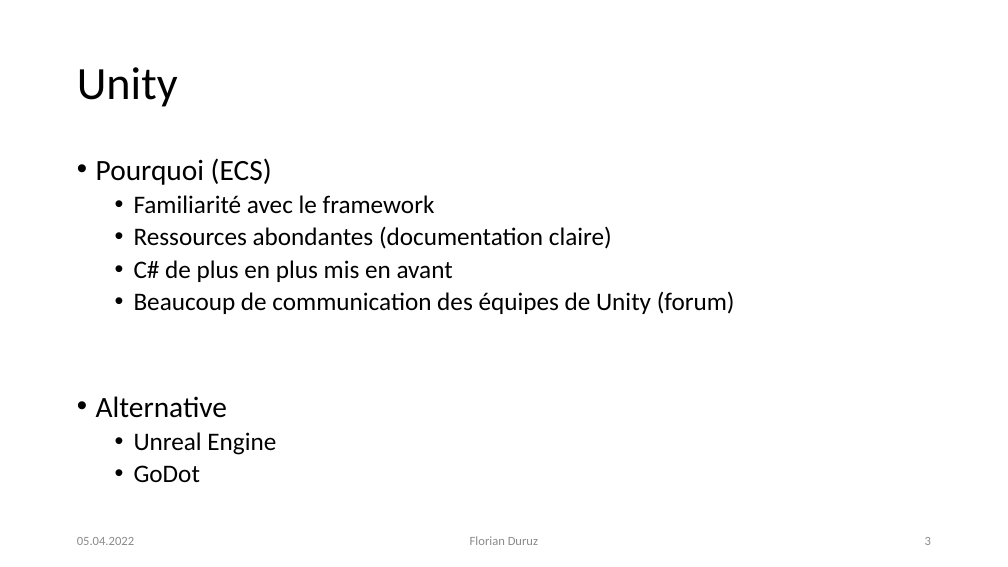
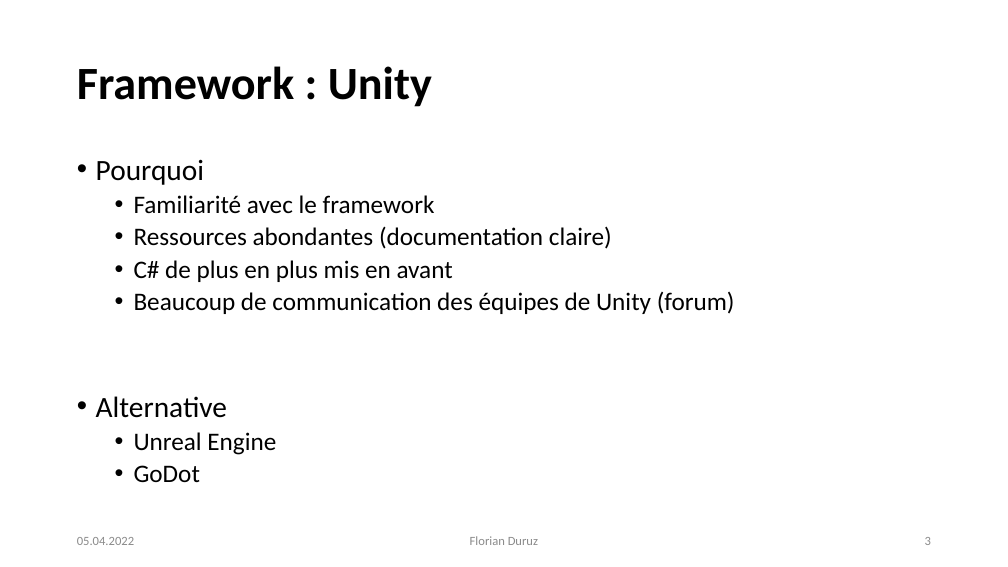
Before and after one commit to Cat-du-Fromage/KaizerWald_TowerDefense, a slide deck: slide 3 of Documentation/DefensePresentation.pptx. Drawn at 1008x567 pixels with LibreOffice and Linux fonts; fonts in the diff are those of the drawing. Boxes give left, top, right and bottom in pixels: in the first picture for what was removed or moved away, otherwise in the second. Text is boxed around its words. In the diff, an @@ line names an element or a change of style, - is before the commit and + after.

```diff
--- a/Documentation/DefensePresentation.pptx
+++ b/Documentation/DefensePresentation.pptx
@@ title at [77,66,432,107]: text changed; bold on @@
-Unity
+Framework : Unity
@@ text at [96,159,204,185]: text changed @@
-• Pourquoi (ECS)
+• Pourquoi
```
Also in this commit, not shown: 13 other slides changed, 3 other files.
